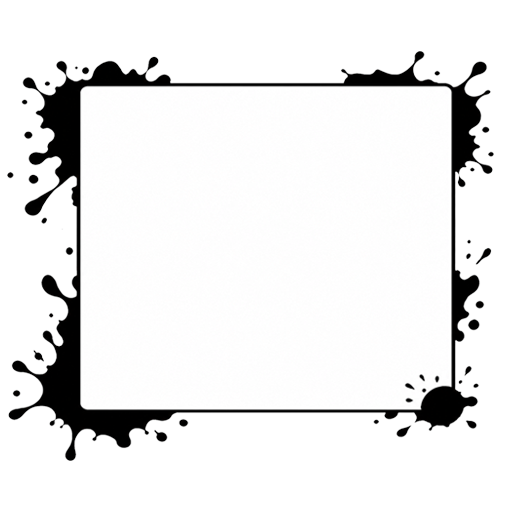
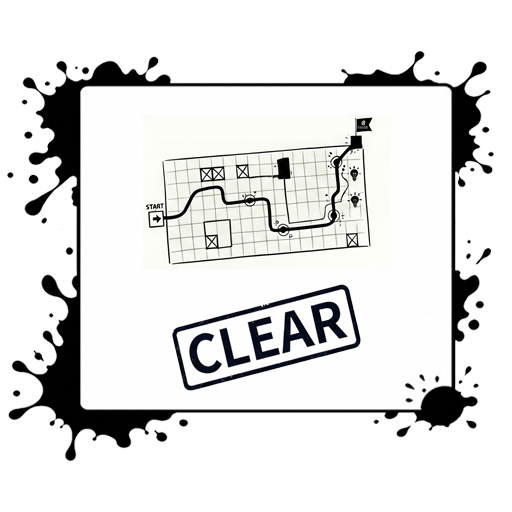
Revision of a layered (512, 512) image; what changed, layer by layer:
added layer "レイヤー 2" above "レイヤー 1" over [left=172, top=284, right=361, bottom=391]
added layer "レイヤー 1" above "Selected" over [left=143, top=115, right=391, bottom=269]